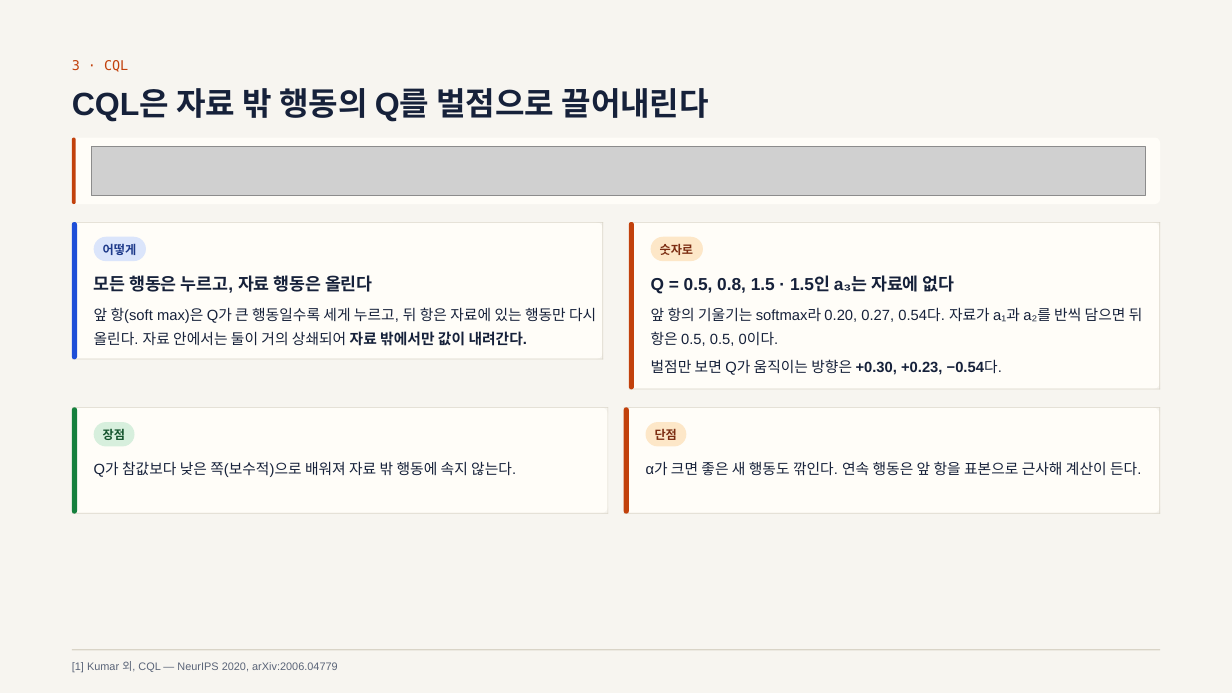
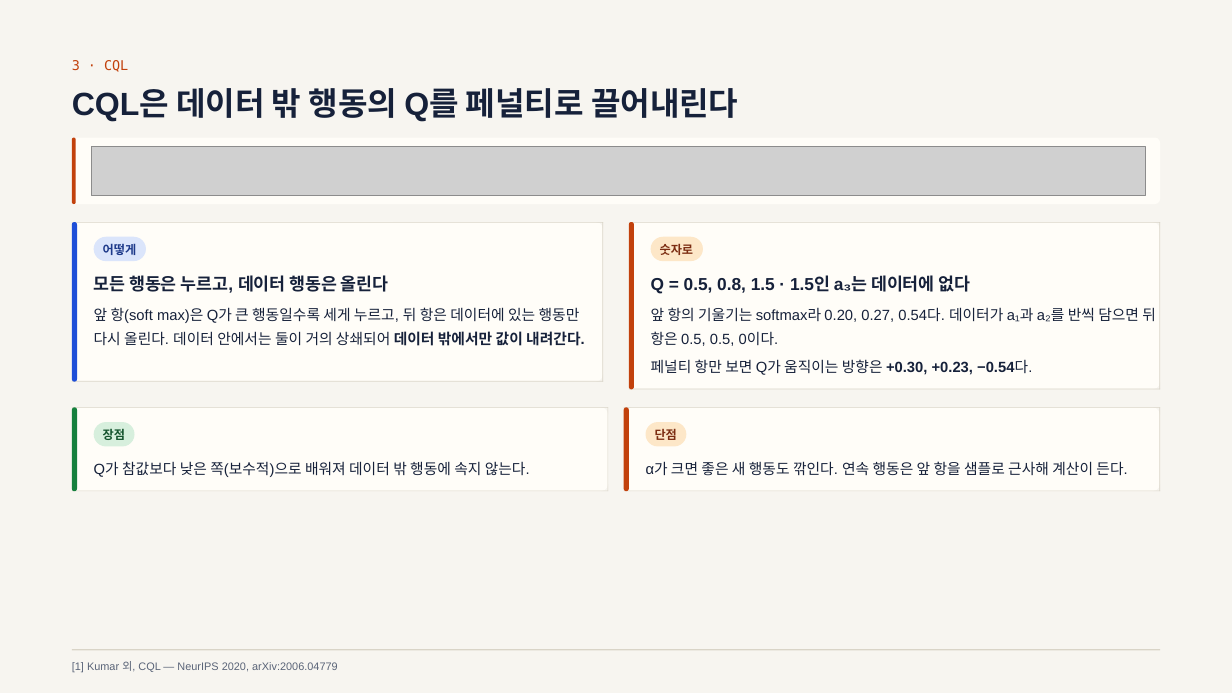
Before and after one commit to Geonhee-LEE/travplan-site, a slide deck: slide 29 of slides/study-rl/study-rl.pptx. Drawn at 1232x693 pixels with LibreOffice and Linux fonts; fonts in the diff are those of the drawing; grey boxes stand for pictures. Boxes give left, top, right and bottom in pixels: in the first picture for what was removed or moved away, otherwise in the second. Text is boxed around its words. In the diff, an @@ line names an element or a change of style, - is before the commit and + after.

```diff
--- a/slides/study-rl/study-rl.pptx
+++ b/slides/study-rl/study-rl.pptx
@@ text at bbox=[72, 88, 738, 122]: text changed @@
-CQL은 자료 밖 행동의 Q를 벌점으로 끌어내린다
+CQL은 데이터 밖 행동의 Q를 페널티로 끌어내린다
@@ rounded rectangle: place and size @@
-rounded rectangle at bbox=[72, 222, 604, 360]
+rounded rectangle at bbox=[72, 222, 604, 382]
@@ rounded rectangle: place and size @@
-rounded rectangle at bbox=[72, 222, 78, 360]
+rounded rectangle at bbox=[72, 222, 78, 382]
@@ rectangle: place and size @@
-rectangle at bbox=[603, 222, 604, 360]
+rectangle at bbox=[603, 222, 604, 382]
@@ text at bbox=[94, 275, 389, 293]: text changed @@
-모든 행동은 누르고, 자료 행동은 올린다
+모든 행동은 누르고, 데이터 행동은 올린다
@@ text at bbox=[651, 275, 971, 293]: text changed @@
-Q = 0.5, 0.8, 1.5 · 1.5인 a₃는 자료에 없다
+Q = 0.5, 0.8, 1.5 · 1.5인 a₃는 데이터에 없다
@@ text at bbox=[94, 307, 585, 346]: text changed @@
-앞 항(soft max)은 Q가 큰 행동일수록 세게 누르고, 뒤 항은 자료에 있는 행동만 다시 올린다. 자료 안에서는 둘이 거의 상쇄되어 자료 밖에서만 값이 내려간다.
+앞 항(soft max)은 Q가 큰 행동일수록 세게 누르고, 뒤 항은 데이터에 있는 행동만 다시 올린다. 데이터 안에서는 둘이 거의 상쇄되어 데이터 밖에서만 값이 내려간다.
@@ text at bbox=[651, 307, 1156, 346]: text changed @@
-앞 항의 기울기는 softmax라 0.20, 0.27, 0.54다. 자료가 a₁과 a₂를 반씩 담으면 뒤 항은 0.5, 0.5, 0이다.
+앞 항의 기울기는 softmax라 0.20, 0.27, 0.54다. 데이터가 a₁과 a₂를 반씩 담으면 뒤 항은 0.5, 0.5, 0이다.
@@ text at bbox=[651, 359, 1032, 375]: text changed; bold off @@
-벌점만 보면 Q가 움직이는 방향은 +0.30, +0.23, −0.54다.
+페널티 항만 보면 Q가 움직이는 방향은 +0.30, +0.23, −0.54다.
@@ rectangle: place and size @@
-rectangle at bbox=[72, 359, 604, 360]
+rectangle at bbox=[72, 381, 604, 382]
@@ rounded rectangle: place and size @@
-rounded rectangle at bbox=[72, 408, 609, 514]
+rounded rectangle at bbox=[72, 408, 609, 492]
@@ rounded rectangle: place and size @@
-rounded rectangle at bbox=[72, 408, 78, 514]
+rounded rectangle at bbox=[72, 408, 78, 492]
@@ rectangle: place and size @@
-rectangle at bbox=[608, 408, 609, 514]
+rectangle at bbox=[608, 408, 609, 492]
@@ proportions changed in 3 elements at bbox=[72, 222, 604, 382], bbox=[72, 408, 609, 492], bbox=[624, 408, 1161, 492] @@
@@ rounded rectangle: place and size @@
-rounded rectangle at bbox=[624, 408, 1161, 514]
+rounded rectangle at bbox=[624, 408, 1161, 492]
@@ rounded rectangle: place and size @@
-rounded rectangle at bbox=[624, 408, 629, 514]
+rounded rectangle at bbox=[624, 408, 629, 492]
@@ rectangle: place and size @@
-rectangle at bbox=[1160, 408, 1161, 514]
+rectangle at bbox=[1160, 408, 1161, 492]
@@ text at bbox=[94, 461, 530, 477]: text changed @@
-Q가 참값보다 낮은 쪽(보수적)으로 배워져 자료 밖 행동에 속지 않는다.
+Q가 참값보다 낮은 쪽(보수적)으로 배워져 데이터 밖 행동에 속지 않는다.
@@ text at bbox=[646, 461, 1127, 476]: text changed @@
-α가 크면 좋은 새 행동도 깎인다. 연속 행동은 앞 항을 표본으로 근사해 계산이 든다.
+α가 크면 좋은 새 행동도 깎인다. 연속 행동은 앞 항을 샘플로 근사해 계산이 든다.
@@ rectangle: place and size @@
-rectangle at bbox=[72, 513, 609, 514]
+rectangle at bbox=[72, 491, 609, 492]
@@ rectangle: place and size @@
-rectangle at bbox=[624, 513, 1161, 514]
+rectangle at bbox=[624, 491, 1161, 492]
```
Also in this commit, not shown: 44 other slides changed, 46 other files.
